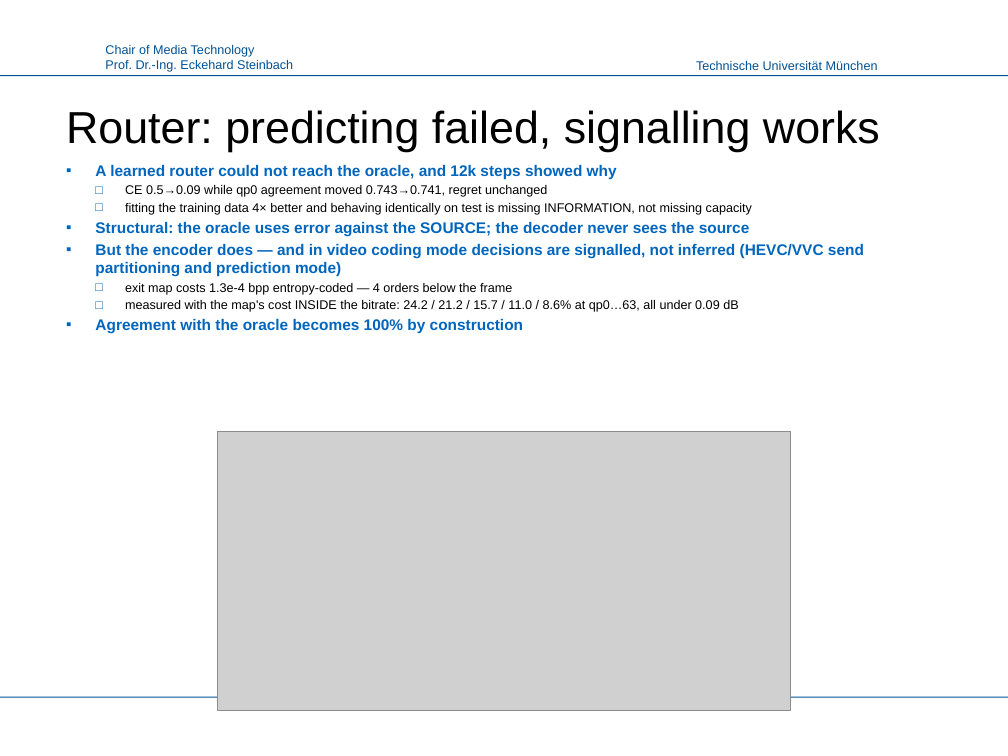
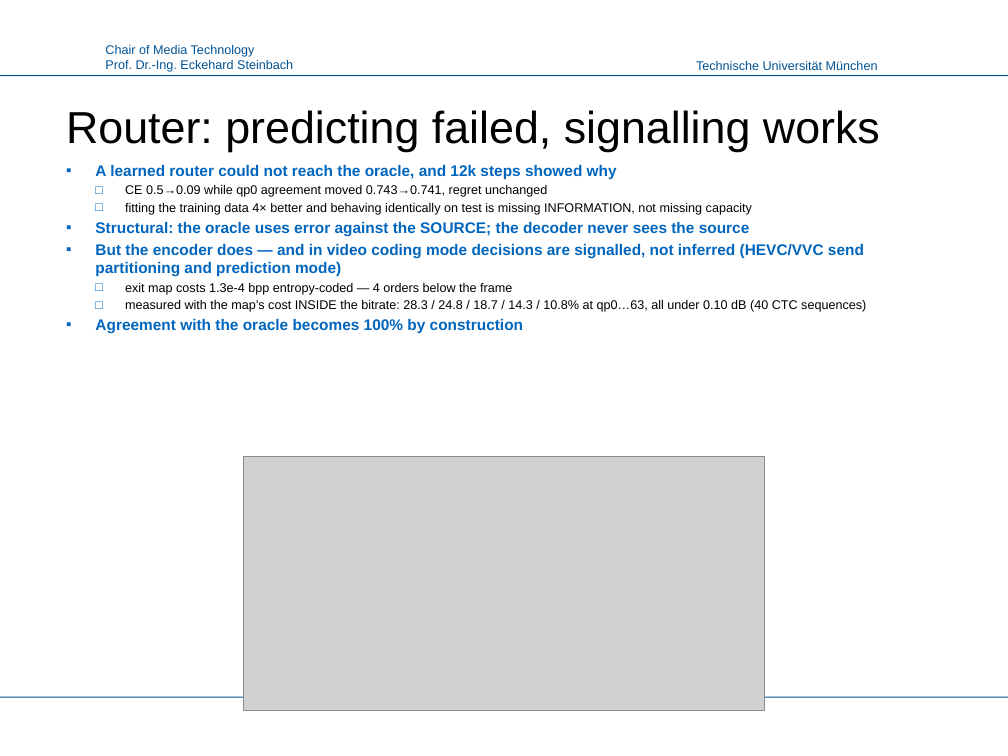
Before and after one commit to canerim/FLEX-FLOP, a slide deck: slide 11 of paper/FLEX-UF_LMT.pptx. Drawn at 1008x756 pixels with LibreOffice and Linux fonts; fonts in the diff are those of the drawing; grey boxes stand for pictures; background and template pictures are left out. Boxes give left, top, right and bottom in pixels: in the first picture for what was removed or moved away, otherwise in the second. Text is boxed around its words. In the diff, an @@ line names an element or a change of style, - is before the commit and + after.

```diff
--- a/paper/FLEX-UF_LMT.pptx
+++ b/paper/FLEX-UF_LMT.pptx
@@ text at [125,300,866,312]: text changed @@
-  □ measured with the map's cost INSIDE the bitrate: 24.2 / 21.2 / 15.7 / 11.0 / 8.6% at qp0…63, all under 0.09 dB
+  □ measured with the map's cost INSIDE the bitrate: 28.3 / 24.8 / 18.7 / 14.3 / 10.8% at qp0…63, all under 0.10 dB (40 CTC sequences)
@@ picture: place and size @@
-picture at [218,431,790,711]
+picture at [244,457,765,711]
```
Also in this commit, not shown: 2 other files.
